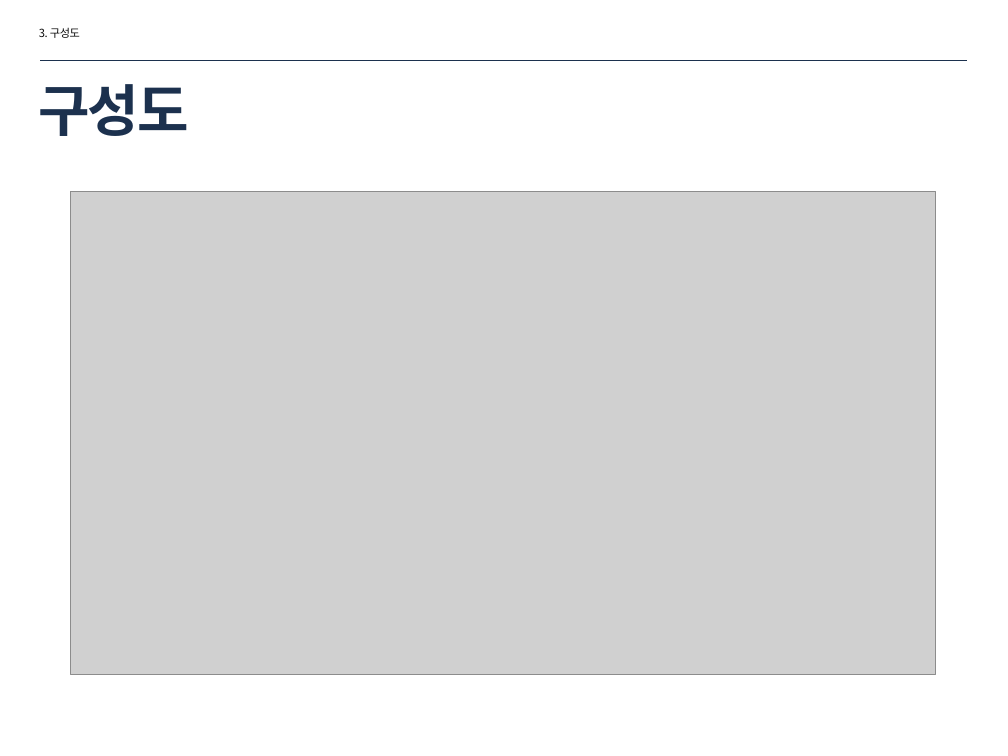
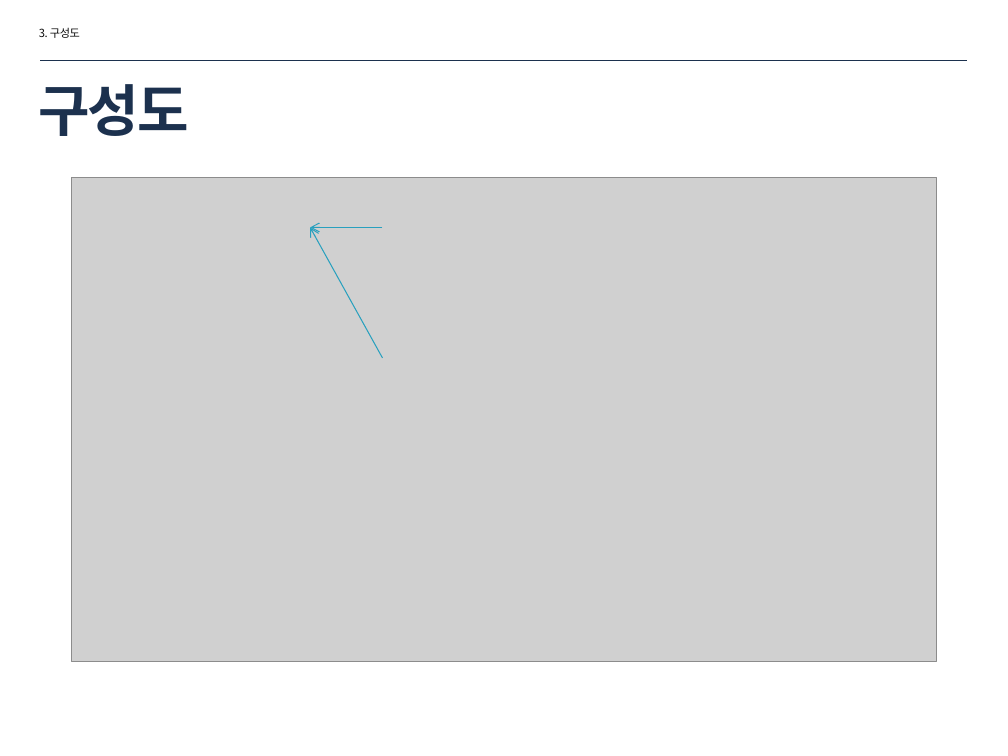
Before and after one commit to kutmicro/2013136051, a slide deck: slide 5 of Ukulelaser.pptx. Drawn at 1008x756 pixels with LibreOffice and Linux fonts; fonts in the diff are those of the drawing; grey boxes stand for pictures. Boxes give left, top, right and bottom in pixels: in the first picture for what was removed or moved away, otherwise in the second. Text is boxed around its words. In the diff, an @@ line names an element or a change of style, - is before the commit and + after.

```diff
--- a/Ukulelaser.pptx
+++ b/Ukulelaser.pptx
@@ picture: place and size @@
-picture at [71, 192, 935, 675]
+picture at [72, 177, 936, 662]
@@ arrow added from (382, 228) to (310, 228), #28A1BE 0.75 pt @@
@@ arrow added from (382, 358) to (310, 228), #28A1BE 0.75 pt @@
```
